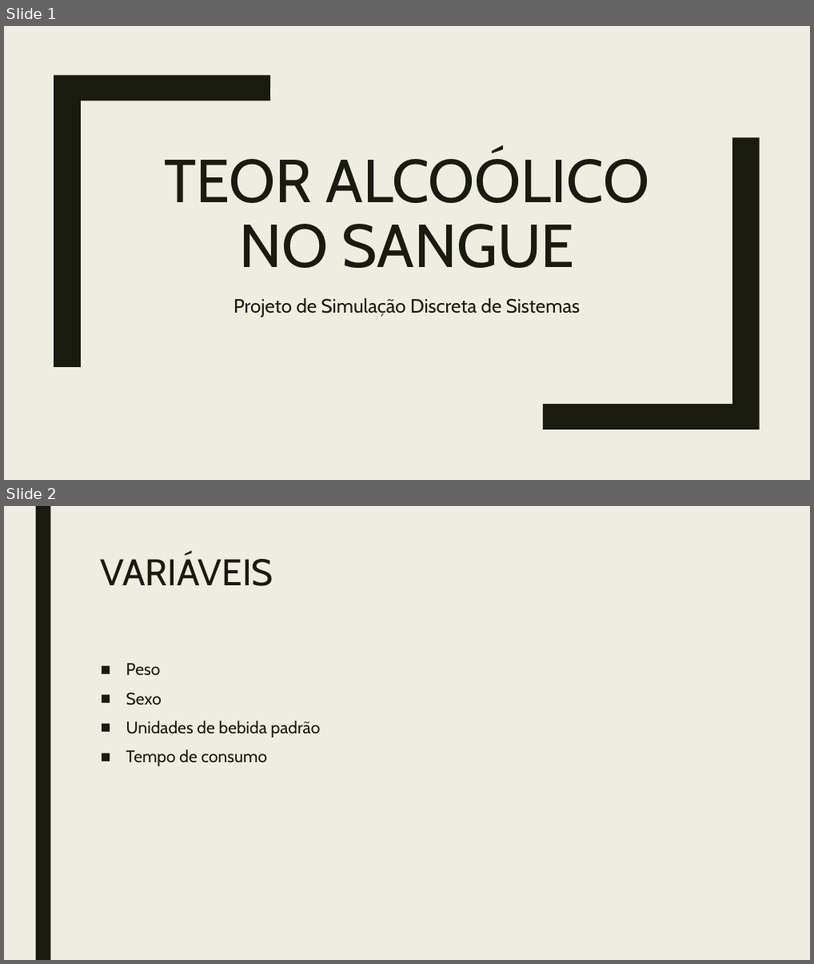
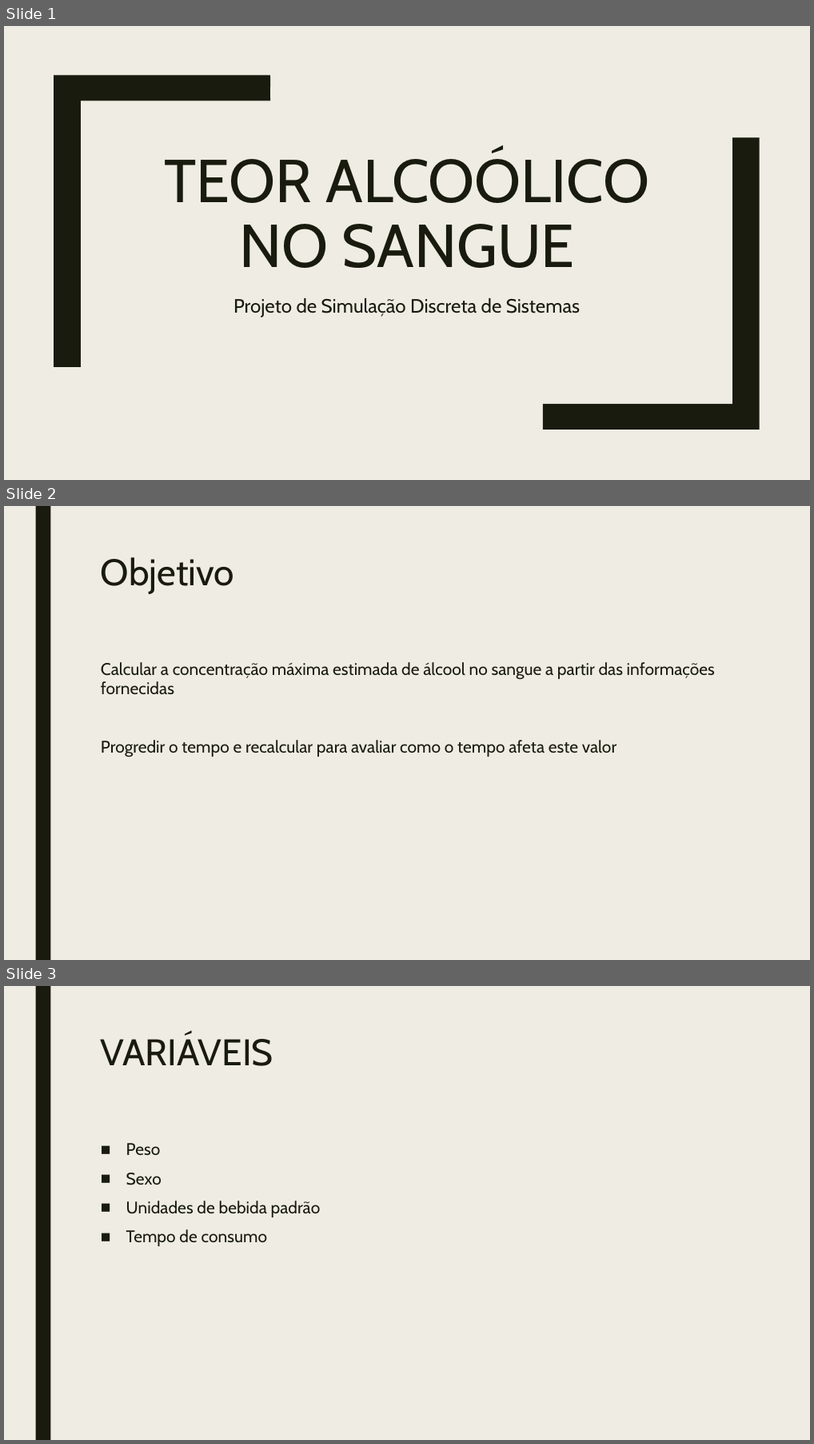
Before and after one commit to DeehSlash/SimulacaoTeorAlcoolico, a slide deck: Apresentação.pptx. Shown one above the other, each under a label of ours: slides 1 and 2 before the commit, slides 1, 2 and 3 after it. The pictures are 814x964 and 814x1444 pixels, drawn with LibreOffice and Linux fonts; fonts in the diff are those of the drawing. Boxes give left, top, right and bottom in pixels: in the first picture for what was removed or moved away, otherwise in the second. Text is boxed around its words. In the diff, an @@ line names an element or a change of style, - is before the commit and + after.

```diff
--- a/Apresentação.pptx
+++ b/Apresentação.pptx
@@ slide 2 added at (x1=4, y1=506, x2=810, y2=960), background #EFEDE3; not listed: 1 template element that a slide beside it also shows @@
@@ title added at (x1=101, y1=557, x2=234, y2=594), 44 pt, text #191B0E @@
+Objetivo
@@ text added at (x1=101, y1=662, x2=715, y2=757), 20 pt, text #191B0E @@
+Calcular a concentração máxima estimada de álcool no sangue a partir das informações fornecidas
+Progredir o tempo e recalcular para avaliar como o tempo afeta este valor
@@ what was slide 2 is now slide 3 @@
```
Also in this commit, not shown: 6 other slides added, 1 slide removed, 1 other file.
